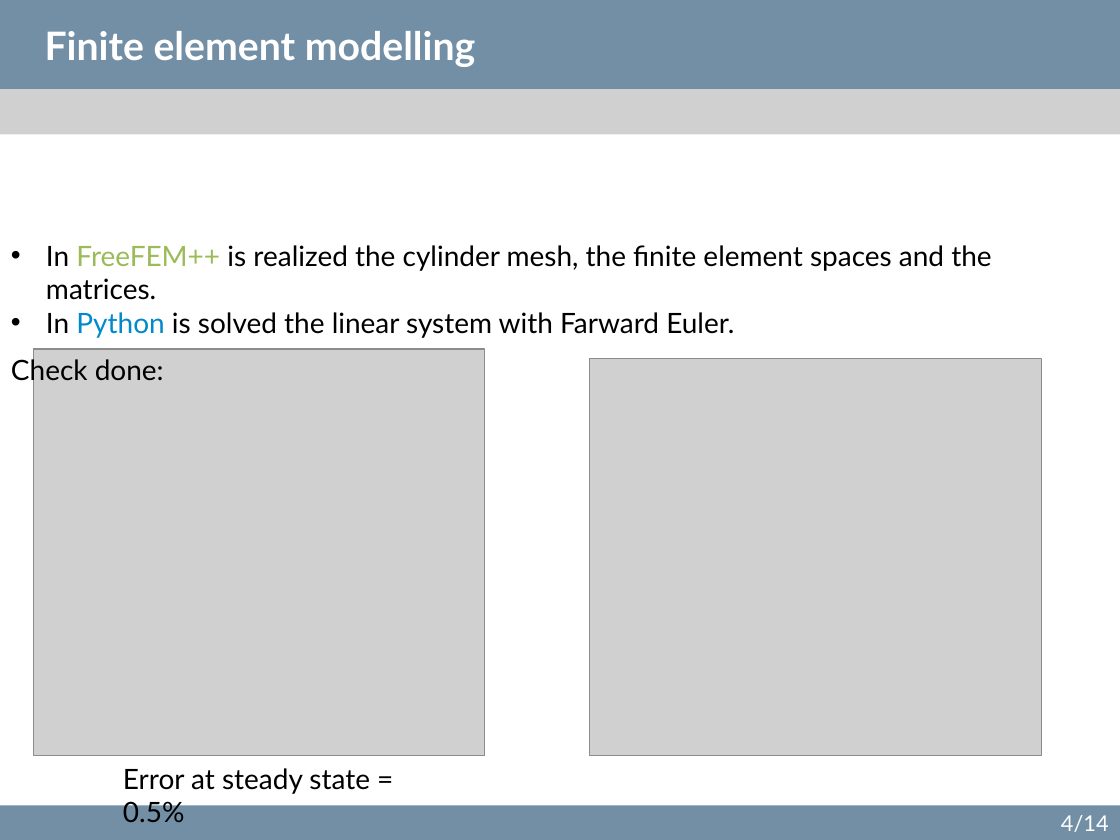
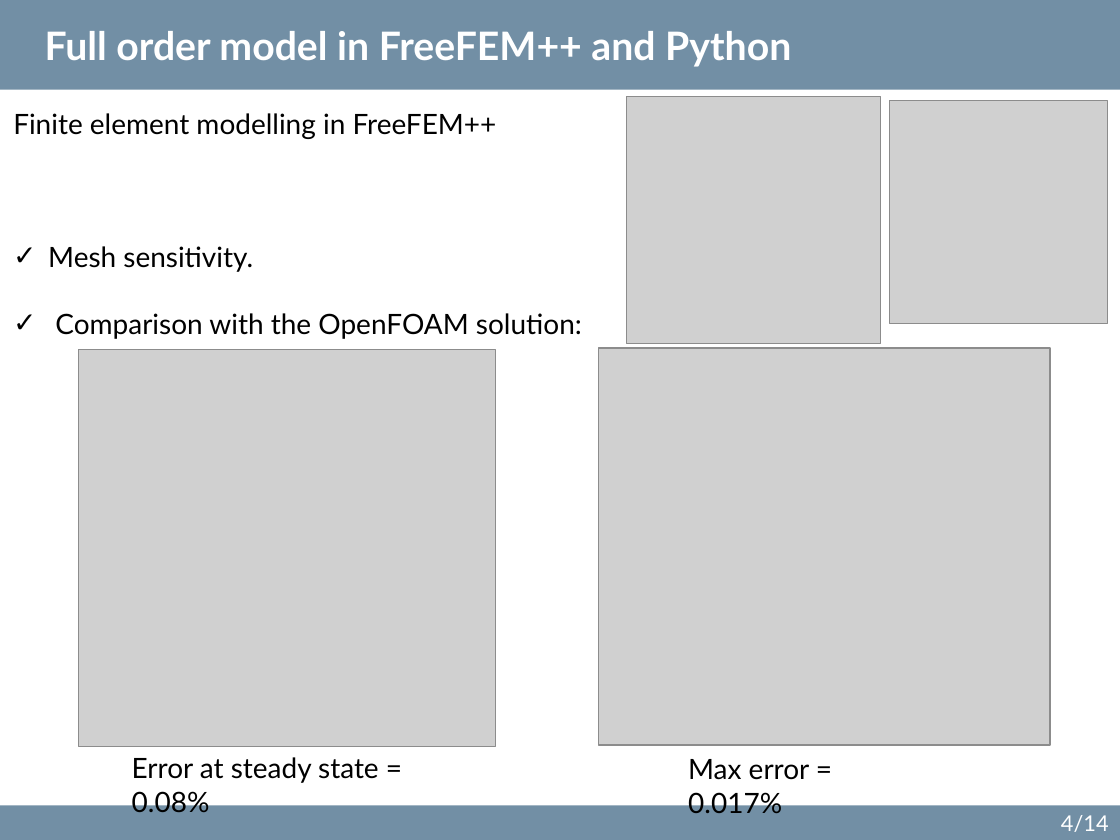
Before and after one commit to sciantix/sciantix-official, a slide deck: slide 4 of ROM updates 18 October 2024.pptx. Drawn at 1120x840 pixels with LibreOffice and Linux fonts; fonts in the diff are those of the drawing; grey boxes stand for pictures. Boxes give left, top, right and bottom in pixels: in the first picture for what was removed or moved away, otherwise in the second. Text is boxed around its words. In the diff, an @@ line names an element or a change of style, - is before the commit and + after.

```diff
--- a/ROM updates 18 October 2024.pptx
+++ b/ROM updates 18 October 2024.pptx
@@ title at <box>45,31,791,67</box>: text changed @@
-Finite element modelling
+Full order model in FreeFEM++ and Python
@@ picture removed at <box>0,90,1120,134</box> @@
@@ text added at <box>13,113,497,139</box>, 18 pt, text #000000 @@
+Finite element modelling in FreeFEM++
@@ picture added at <box>626,96,880,343</box> @@
@@ picture added at <box>889,101,1108,324</box> @@
@@ text removed at <box>46,245,991,338</box> @@
-• In FreeFEM++ is realized the cylinder mesh, the finite element spaces and the matrices.
-• In Python is solved the linear system with Farward Euler.
-Check done:
@@ text added at <box>48,246,582,339</box>, 18 pt, text #000000 @@
+✓ Mesh sensitivity.
+✓ Comparison with the OpenFOAM solution:
@@ picture: place and size @@
-picture at <box>34,349,485,756</box>
+picture at <box>78,349,495,746</box>
@@ picture: place and size @@
-picture at <box>590,358,1042,755</box>
+picture at <box>598,348,1049,745</box>
@@ text at <box>132,757,379,812</box>: text changed @@
-Error at steady state = 0.5%
+Error at steady state = 0.08%
@@ text added at <box>688,759,810,813</box>, 18 pt, text #000000 @@
+Max error = 0.017%
```
Also in this commit, not shown: 7 other slides changed, 4 slides added, 3 slides removed, 8 other files.
